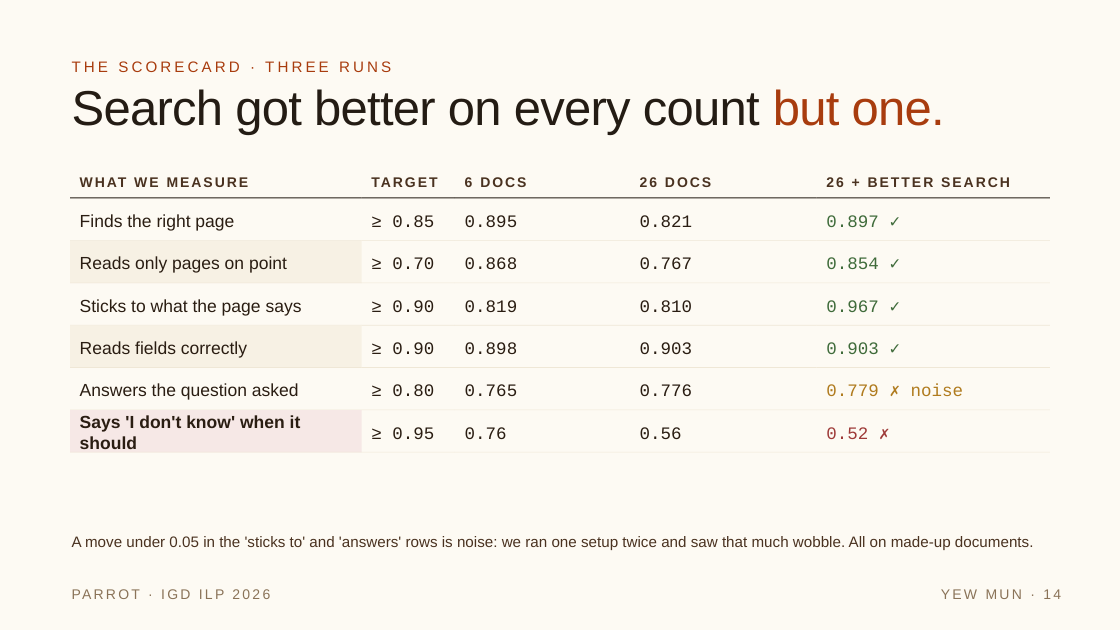
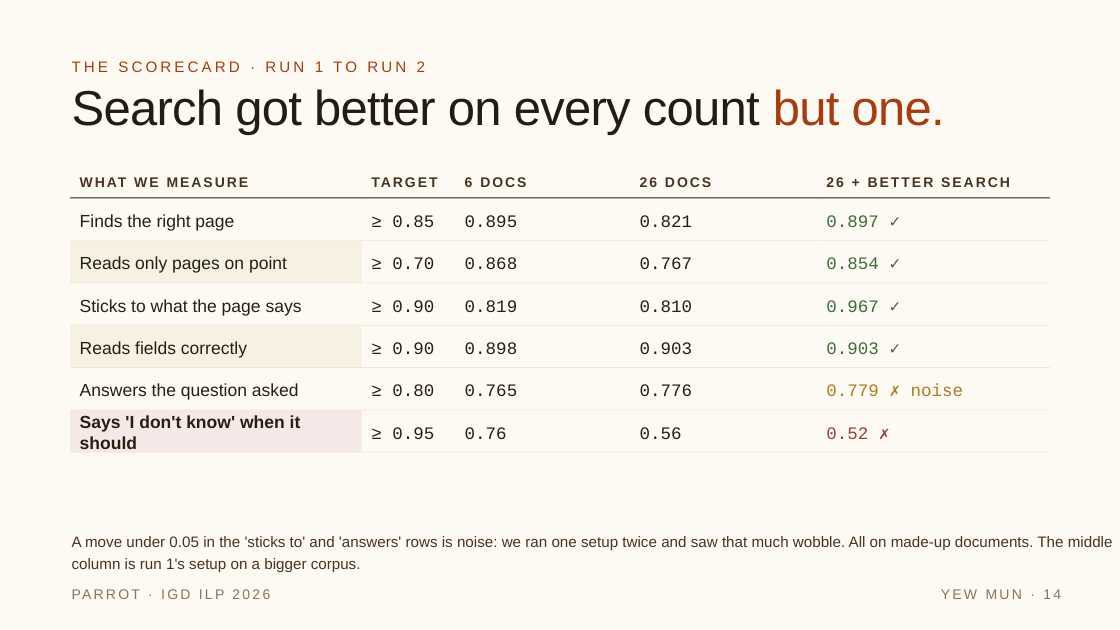
Before and after one commit to feynman82/igd-capstone-2026, a slide deck: slide 14 of docs/report/Project Parrot Midterm Progress.pptx. Drawn at 1120x630 pixels with LibreOffice and Linux fonts; fonts in the diff are those of the drawing. Boxes give left, top, right and bottom in pixels: in the first picture for what was removed or moved away, otherwise in the second. Text is boxed around its words. In the diff, an @@ line names an element or a change of style, - is before the commit and + after.

```diff
--- a/docs/report/Project Parrot Midterm Progress.pptx
+++ b/docs/report/Project Parrot Midterm Progress.pptx
@@ text at box(72, 61, 425, 72): text changed @@
-THE SCORECARD · THREE RUNS
+THE SCORECARD · RUN 1 TO RUN 2
@@ text at box(72, 536, 1113, 572): text changed @@
-A move under 0.05 in the 'sticks to' and 'answers' rows is noise: we ran one setup twice and saw that much wobble. All on made-up documents.
+A move under 0.05 in the 'sticks to' and 'answers' rows is noise: we ran one setup twice and saw that much wobble. All on made-up documents. The middle column is run 1's setup on a bigger corpus.
```
